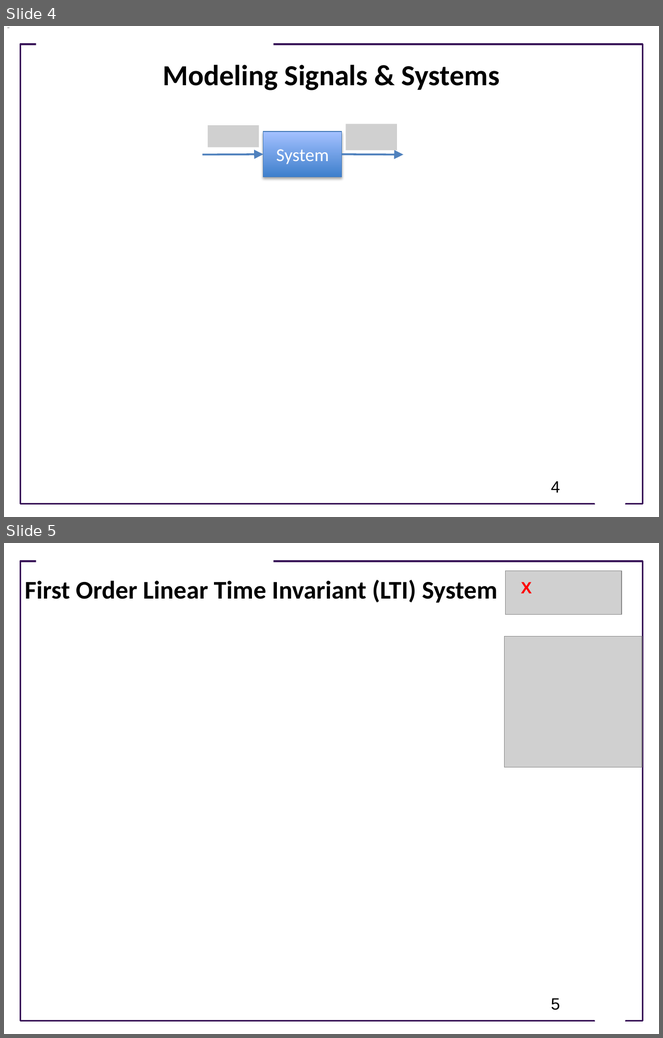
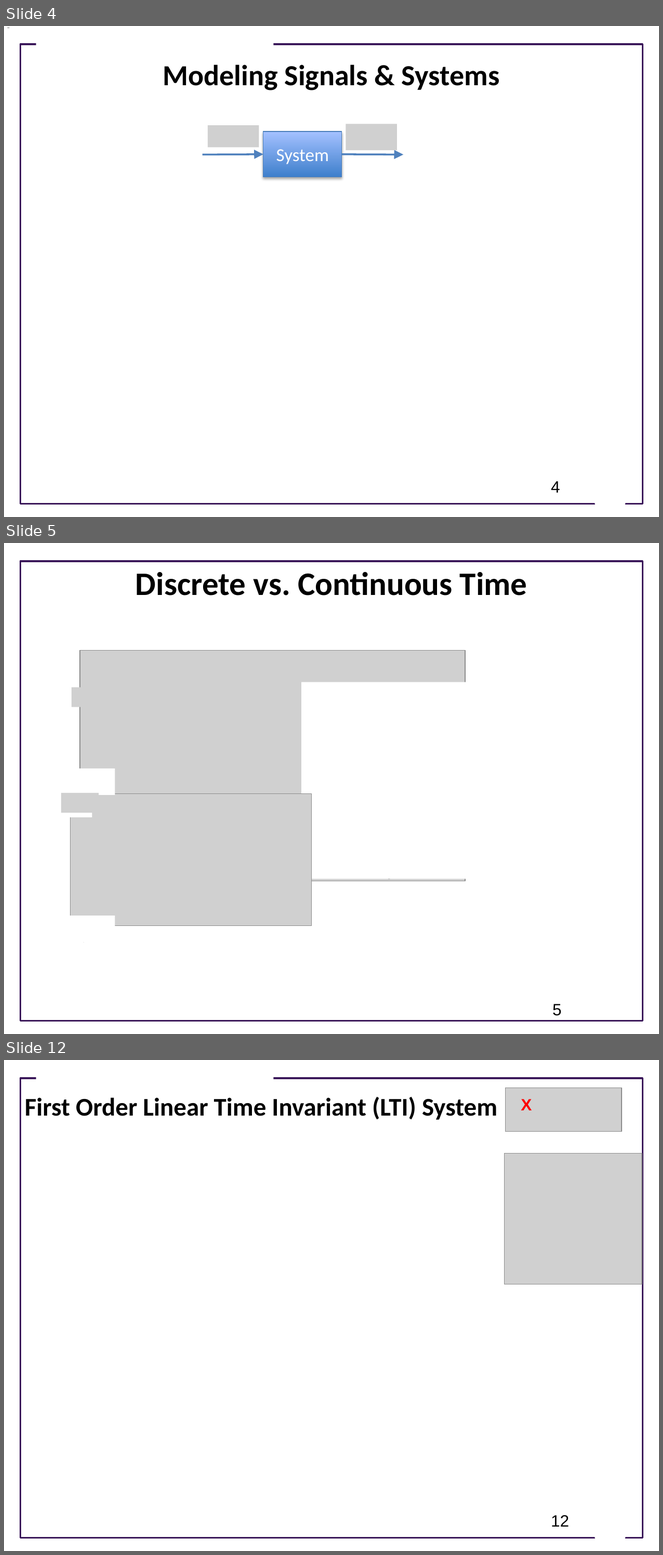
Before and after one commit to joseph-hellerstein/advanced-controls-lectures, a slide deck: lectures/lecture_09-linear_time_invariant_systems/linear_time_invariant_systems.pptx. Shown one above the other, each under a label of ours: slides 4 and 5 before the commit, slides 4, 5 and 12 after it; the slides between them are not shown. The pictures are 663x1038 and 663x1555 pixels, drawn with LibreOffice and Linux fonts; fonts in the diff are those of the drawing; grey boxes stand for pictures; background and template pictures are left out. Boxes give left, top, right and bottom in pixels: in the first picture for what was removed or moved away, otherwise in the second. Text is boxed around its words. In the diff, an @@ line names an element or a change of style, - is before the commit and + after.

```diff
--- a/lectures/lecture_09-linear_time_invariant_systems/linear_time_invariant_systems.pptx
+++ b/lectures/lecture_09-linear_time_invariant_systems/linear_time_invariant_systems.pptx
@@ slide 5 added at (4, 543, 659, 1034), background #FFFFFF; not listed: 1 template element that a slide beside it also shows @@
@@ title added at (136, 572, 528, 596), 36 pt, text #000000, bold @@
+Discrete vs. Continuous Time
@@ picture added at (80, 651, 465, 881) @@
@@ rectangle added at (301, 682, 474, 879), fill #FFFFFF @@
@@ picture added at (72, 687, 106, 707) @@
@@ picture added at (241, 730, 253, 750) @@
@@ rectangle added at (49, 768, 115, 795), fill #FFFFFF @@
@@ rectangle added at (37, 792, 92, 818), fill #FFFFFF @@
@@ picture added at (65, 792, 102, 811) @@
@@ picture added at (61, 793, 98, 813) @@
@@ picture added at (70, 794, 311, 926) @@
@@ picture added at (278, 864, 292, 884) @@
@@ rectangle added at (49, 916, 115, 942), fill #FFFFFF @@
@@ page number added at (553, 1004, 562, 1016), 18 pt, text #000000 @@
+5
@@ what was slide 5 is now slide 12 @@
@@ page number at (551, 1516, 569, 1527): text changed @@
-5
+12
```
Also in this commit, not shown: 2 slides changed, 6 other slides added.
